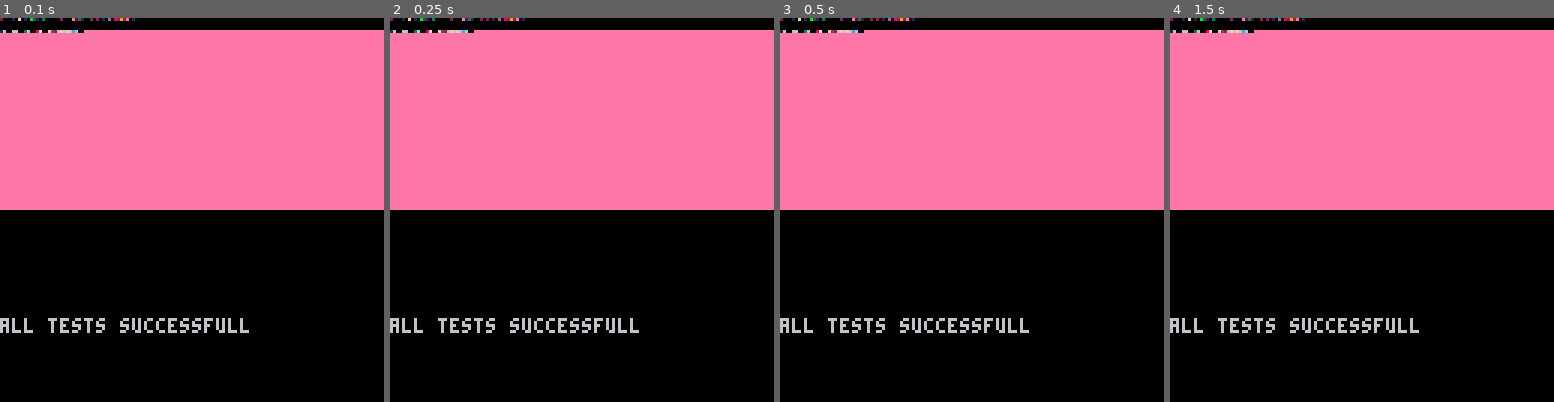
Above: before the commit, frames 1-4 (left to right).
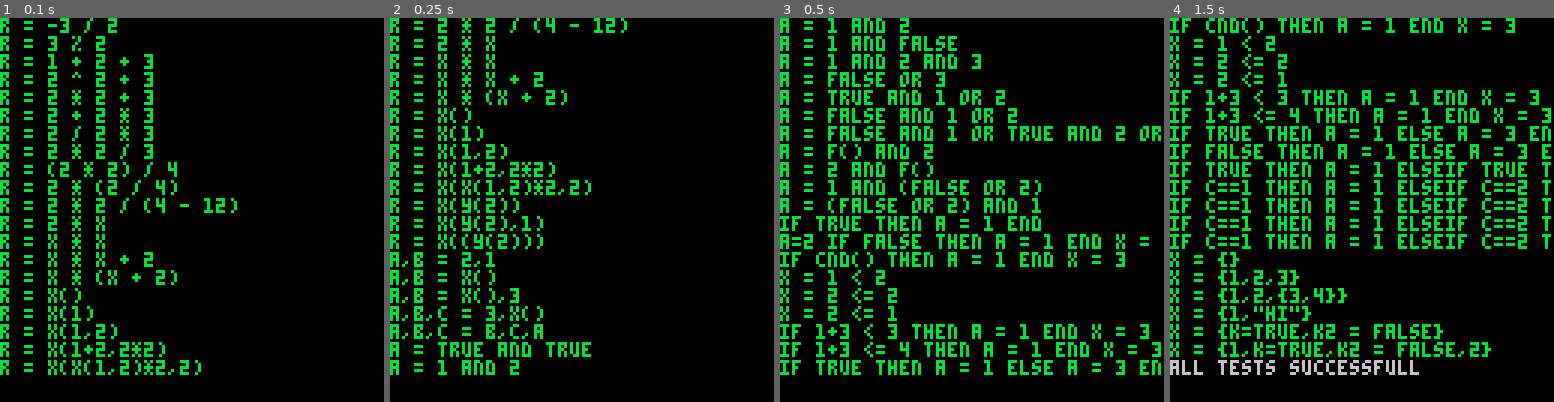
Above: after the commit, the same moments.

Repository: zet23t/pico8snippets
Game: PICO-8 cartridge picode.p8
Same seed, same stepped clock (60 frames per second), same inputs: the game is played once before the commit and once after it.
Inputs:
- Up to frame 1 (0.1 s): no input
- Up to frame 2 (0.25 s): no input
- Up to frame 3 (0.5 s): no input
- Up to frame 4 (1.5 s): no input

The runs differ from the first frame. In frame 1, 52% of the frame differs, in the area x 0-100%, y 0-93%; in frame 2, 52%; in frame 3, 56%; in frame 4, 56%.

Commit message:
Relational operators, if/else/elseif blocks, table declarations
Extending the compiler and interpreter:
- supporting relational operators
- if/elseif/else block support
- basic table declaration syntax support

Diff:
--- a/picode.lua
+++ b/picode.lua
@@ -8,10 +8,34 @@
 -- 	:op(op_debug)
 
 -- print("hello world!")
+function equals(a,b)
+	if a == b then return true end
+	if type(a)~=type(b) then return false end
+	if type(a) ~= "table" then return false end
+	for k,v in pairs(a) do
+		if not equals(v,b[k]) then return false end
+	end
+	for k,v in pairs(b) do
+		if not equals(v,a[k]) then return false end
+	end
+	return true
+end
+
+function serialize(v)
+	if type(v) ~= "table" then return tostr(v) end
+	local s = "{"
+	for i,v in pairs(v) do
+		s = s.."["..serialize(i).."]="..serialize(v)..","
+	end
+	s = s.."}"
+	return s
+end
+
 code_addr = 0
 str_addr = 0x100
 jump = 0x0
-function test(name,code,expected_values,init_values)
+function test(code,expected_values,init_values)
+	printh(code)
 	local checkval = {}
 	for k,v in pairs(expected_values) do
 		_ENV[k] = checkval
@@ -19,10 +43,13 @@
 	if init_values then
 		for k,v in pairs(init_values) do _ENV[k] = v end
 	end
-	name = name or code
+	local name = code
 	local suc, err = picode_compile(code,mem_writer:start(code_addr,str_addr))
 	if not suc and err then
 		printh(err)
+		print("code parsing error:")
+		print(" "..code)
+		color(8)
 		stop(err)
 	end
 
@@ -35,9 +62,9 @@
 	end
 	local err
 	for k,v in pairs(expected_values) do
-		if _ENV[k] ~= v then
-			err = true
-			printh(name..": "..tostr(k).. " is "..(_ENV[k] == checkval and "not set" or tostr(_ENV[k])).." but should be "..tostr(v))
+		if not equals(_ENV[k], v) then
+			printh(name..": "..tostr(k).. " is "..(_ENV[k] == checkval and "not set" or serialize(_ENV[k])).." but should be "..serialize(v))
+
 			err = true
 		end
 		_ENV[k] = nil
@@ -49,66 +76,101 @@
 	end
 	code_addr += jump
 	str_addr += jump
+	color(11)
+	print(code)
+	color(6)
+
 	return test
 end
-
+cls()
 print "running tests"
 test
-("assign number", "r = 55.5", {r = 55.5})
-("assign numbers", "r = 55.5 r2 = 123", {r = 55.5, r2 = 123})
-("assign string", 'a_str = "hi"', {a_str = "hi"})
-("assign bools", 'a_bool = true b_bool = false', {a_bool = true, b_bool = false})
-("assign nil", 'a_str = nil', {a_str = nil})
-("adding numbers", "r = 1 + 2", {r = 3})
-("sub numbers", "r = 1 - 2", {r = -1})
-("multiplying numbers", "r = 2 * 3", {r = 6})
-("div numbers", "r = 3 / 2", {r = 1.5})
-("div numbers 2", "r = -3 / 2", {r = -1.5})
-("mod numbers", "r = 3 % 2", {r = 1})
-("adding 3 numbers", "r = 1 + 2 + 3", {r = 6})
-(nil, "r = 2 ^ 2 + 3", {r = 2 ^ 2 + 3})
-(nil, "r = 2 * 2 + 3", {r = 2 * 2 + 3})
-(nil, "r = 2 + 2 * 3", {r = 2 + 2 * 3})
-(nil, "r = 2 / 2 * 3", {r = 2 / 2 * 3})
-(nil, "r = 2 * 2 / 3", {r = 2 * 2 / 3})
-(nil, "r = (2 * 2) / 4", {r = (2 * 2) / 4})
-(nil, "r = 2 * (2 / 4)", {r = 2 * (2 / 4)})
-(nil, "r = 2 * 2 / (4 - 12)", {r = 2 * 2 / (4 - 12)})
-(nil, "r = 2 * x", {r = 6},{x=3})
-(nil, "r = x * x", {r = 9},{x=3})
-(nil, "r = x * x + 2", {r = 11},{x=3})
-(nil, "r = x * (x + 2)", {r = 15},{x=3})
-(nil, "r = x()", {r = 5},{x=function() return 5 end})
-(nil, "r = x(1)", {r = 2},{x=function(a) return a*2 end})
-(nil, "r = x(1,2)", {r = 3},{x=function(a,b) return a+b end})
-(nil, "r = x(1+2,2*2)", {r = 7},{x=function(a,b) return a+b end})
-(nil, "r = x(x(1,2)*2,2)", {r = 8},{x=function(a,b) return a+b end})
-(nil, "r = x(y(2))", {r = 4},{y=function(a) return a,a end, x=function(a,b) return a+b end})
-(nil, "r = x(y(2),1)", {r = 3},{y=function(a) return a,a end, x=function(a,b) return a+b end})
-(nil, "r = x((y(2)))", {r = 2},{y=function(a) return a,a end, x=function(a,b) return a+(b or 0) end})
-(nil, "a,b = 2,1", {a = 2,b=1})
-(nil, "a,b = x()", {a = 2,b=1},{x=function() return 2,1 end})
-(nil, "a,b = x(),3", {a = 2,b=3},{x=function() return 2,1 end})
-(nil, "a,b,c = 3,x()", {a = 3,b=2,c=1},{x=function() return 2,1 end})
-(nil, "a,b,c = b,c,a", {a = 2,b=3,c=1},{a = 1, b = 2, c = 3})
-(nil, "a = true and true", {a = true})
-(nil, "a = 1 and 2", {a = 1 and 2})
-(nil, "a = 1 and false", {a = 1 and false})
-(nil, "a = 1 and 2 and 3", {a = 3})
-(nil, "a = false or 3", {a = 3})
-(nil, "a = true and 1 or 2", {a = 1})
-(nil, "a = false and 1 or 2", {a = 2})
-(nil, "a = false and 1 or true and 2 or 3", {a = 2})
-(nil, "a = f() and 2", {a = 2}, {f=function() return 1 end})
-(nil, "a = 2 and f()", {a = 1}, {f=function() return 1 end})
+("r = 55.5", {r = 55.5})
+("r = 55.5 r2 = 123", {r = 55.5, r2 = 123})
+('a_str = "hi"', {a_str = "hi"})
+('a_bool = true b_bool = false', {a_bool = true, b_bool = false})
+('a_str = nil', {a_str = nil})
+("r = 1 + 2", {r = 3})
+("r = 1 - 2", {r = -1})
+("r = 2 * 3", {r = 6})
+("r = 3 / 2", {r = 1.5})
+("r = -3 / 2", {r = -1.5})
+("r = 3 % 2", {r = 1})
+("r = 1 + 2 + 3", {r = 6})
+("r = 2 ^ 2 + 3", {r = 2 ^ 2 + 3})
+("r = 2 * 2 + 3", {r = 2 * 2 + 3})
+("r = 2 + 2 * 3", {r = 2 + 2 * 3})
+("r = 2 / 2 * 3", {r = 2 / 2 * 3})
+("r = 2 * 2 / 3", {r = 2 * 2 / 3})
+("r = (2 * 2) / 4", {r = (2 * 2) / 4})
+("r = 2 * (2 / 4)", {r = 2 * (2 / 4)})
+("r = 2 * 2 / (4 - 12)", {r = 2 * 2 / (4 - 12)})
+("r = 2 * x", {r = 6},{x=3})
+("r = x * x", {r = 9},{x=3})
+("r = x * x + 2", {r = 11},{x=3})
+("r = x * (x + 2)", {r = 15},{x=3})
+("r = x()", {r = 5},{x=function() return 5 end})
+("r = x(1)", {r = 2},{x=function(a) return a*2 end})
+("r = x(1,2)", {r = 3},{x=function(a,b) return a+b end})
+("r = x(1+2,2*2)", {r = 7},{x=function(a,b) return a+b end})
+("r = x(x(1,2)*2,2)", {r = 8},{x=function(a,b) return a+b end})
+("r = x(y(2))", {r = 4},{y=function(a) return a,a end, x=function(a,b) return a+b end})
+("r = x(y(2),1)", {r = 3},{y=function(a) return a,a end, x=function(a,b) return a+b end})
+("r = x((y(2)))", {r = 2},{y=function(a) return a,a end, x=function(a,b) return a+(b or 0) end})
+("a,b = 2,1", {a = 2,b=1})
+("a,b = x()", {a = 2,b=1},{x=function() return 2,1 end})
+("a,b = x(),3", {a = 2,b=3},{x=function() return 2,1 end})
+("a,b,c = 3,x()", {a = 3,b=2,c=1},{x=function() return 2,1 end})
+("a,b,c = b,c,a", {a = 2,b=3,c=1},{a = 1, b = 2, c = 3})
+("a = true and true", {a = true})
+("a = 1 and 2", {a = 1 and 2})
+("a = 1 and false", {a = 1 and false})
+("a = 1 and 2 and 3", {a = 3})
+("a = false or 3", {a = 3})
+("a = true and 1 or 2", {a = 1})
+("a = false and 1 or 2", {a = 2})
+("a = false and 1 or true and 2 or 3", {a = 2})
+("a = f() and 2", {a = 2}, {f=function() return 1 end})
+("a = 2 and f()", {a = 1}, {f=function() return 1 end})
+("a = 1 and (false or 2)", {a = 2})
+("a = (false or 2) and 1", {a = 1})
+("if true then a = 1 end", {a = 1})
+("a=2 if false then a = 1 end x = 3", {a = 2,x = 3})
+("if cnd() then a = 1 end x = 3",{a=1,x=3}, {cnd=function()return 1 end})
+("x = 1 < 2",{x=true})
+("x = 2 <= 2",{x=true})
+("x = 2 <= 1",{x=false})
+("if 1+3 < 3 then a = 1 end x = 3",{x=3,a=0},{a=0})
+("if 1+3 <= 4 then a = 1 end x = 3",{x=3,a=1})
+("if true then a = 1 else a = 3 end",{a=1})
+("if false then a = 1 else a = 3 end",{a=3})
+("if true then a = 1 elseif true then a = 3 end",{a=1})
+for i=1,4 do
+	test("if c==1 then a = 1 elseif c==2 then a = 2 elseif c==3 then a = 3 else a = 4 end",
+		{a=i},{c=i})
+end
+test("x = {}",{x={}})
+("x = {1,2,3}",{x={1,2,3}})
+("x = {1,2,{3,4}}",{x={1,2,{3,4}}})
+('x = {1,"hi"}',{x={1,"hi"}})
+('x = {k=true,k2 = false}',{x={k=true,k2 = false}})
+('x = {1,k=true,k2 = false,2}',{x={1,k=true,k2 = false,2}})
+
+--[[
+missing features
+- table access
+- function declaration
+- function calling as statement
+- for loop
+- for .. in loop
+- while loop
+]]
 
 
-
-
-cls()
-sspr(0,0,128,128,0,0)
-print("all tests successfull",0,100)
-flip()
+-- cls()
+-- sspr(0,0,128,128,0,0)
+print("all tests successfull")
+-- flip()
 
 -- print(r2)
 --for k,v in pairs(_ENV) do printh(tostr(k).." : "..tostr(v)) end
--- a/scripts/picode-compiler.lua
+++ b/scripts/picode-compiler.lua
@@ -71,9 +71,9 @@
 function mem_writer:op_var(n)
 	return self:op(op_var):num1(n)
 end
-function mem_writer:num2symbol(s)
+function mem_writer:num2symbol(s,rel)
 	if s then
-		poke2(s, self.pos)
+		poke2(s, self.pos + (rel or 0))
 		return self
 	end
 
@@ -93,6 +93,12 @@
 	["/"] = op_div,
 	["%"] = op_mod,
 	["^"] = op_pow,
+	["<"] = op_lt,
+	[">"] = op_gt,
+	[">="] = op_gte,
+	["<="] = op_lte,
+	["=="] = op_eq,
+	["~="] = op_neq,
 }
 local op_prio = {
 	["+"] = 1,
@@ -101,12 +107,18 @@
 	["/"] = 2,
 	["%"] = 2,
 	["^"] = 2,
+	[">"] = 0,
+	["<"] = 0,
+	["<="] = 0,
+	[">="] = 0,
+	["=="] = -1,
+	["~="] = -1,
 }
-for c in all(split ".,:,(,),\",\\,[,],{,},+,-,*,/,%,=,~=") do
+for c in all(split ".,:,(,),\",\\,[,],{,},+,-,*,/,%,=,==,~=,<,>,<=,>=") do
 	tokens[c] = c
 end
 for keywoord in all(split "and,or,not,true,false,if,then,else,elseif,end,do,while,for,in") do
-	tokens[keywoord] = keywoord
+	--tokens[keywoord] = keywoord
 	keywords[keywoord] = keywoord
 end
 
@@ -114,37 +126,6 @@
 	local function character(str, n) return chr(ord(str,n)) end
 	local pos = 1
 	local current_token
-	local function next_token()
-		current_token = nil
-		while pos <= #code and ord(code, pos) <= 32 do pos+=1 end
-		if pos > #code then return end
-		local start = pos
-		local c = chr(ord(code,pos))
-
-		repeat
-			--local c = chr(ord(code,pos))
-			pos += 1
-			--color(5) print(sub(code,start,pos)) color(7)
-		until pos > #code or ord(code, pos) <= 32
-			or tokens[character(code,pos)]
-			or tokens[sub(code,start,pos-1)]
-		current_token = sub(code,start,pos - 1)
-		-- print("t: "..current_token.." @ "..pos)
-		return current_token
-	end
-	local function peek_token(n)
-		local p,t = pos
-		for i=1,n or 1 do
-			t = next_token()
-		end
-		pos = p
-		return t
-	end
-	local err_msg
-	local function error(err)
-		err_msg = err
-		yield()
-	end
 	local function is_alpha(alpha,numeric, str,n)
 		if not str then return false end
 		local c = character(str,n)
@@ -153,6 +134,41 @@
 			(alpha and c == '_') or
 			(numeric and c >= '0' and c <= '9')
 	end
+	local function skip_whitespaces()
+		while pos <= #code and ord(code, pos) <= 32 do pos+=1 end
+	end
+	local function next_token()
+		current_token = nil
+		skip_whitespaces()
+		if pos > #code then return end
+		local start = pos
+		local c = character(code,pos)
+
+		repeat
+			--local c = chr(ord(code,pos))
+			pos += 1
+			-- color(5) print(sub(code,start,pos)) color(7)
+		until pos > #code or ord(code, pos) <= 32
+			or (tokens[character(code,pos)] and not tokens[sub(code,start,pos)])
+			or (tokens[sub(code,start,pos-1)] and not tokens[sub(code,start,pos)])
+		current_token = sub(code,start,pos - 1)
+
+		-- print("t: "..current_token.." @ "..pos)
+		return current_token
+	end
+	local function peek_token(n)
+		local p,t = pos
+		for i=1,n or 1 do
+			t = next_token()
+		end
+		pos = p
+		return t
+	end
+	local err_msg
+	local function error(err)
+		err_msg = err
+		yield()
+	end
 	local function is_valid_number(str)
 		for i=1,#str do
 			if not is_alpha(false,true,str,i) then
@@ -172,9 +188,43 @@
 		end
 		return true
 	end
-	local function parse_expression(bcnt, prio, call)
+	local parse_expression
+	function parse_expression(bcnt, prio, call,is_args,is_table)
+		skip_whitespaces()
 		local pstart = pos
 		local t = next_token()
+		if t == "{" then
+			mem_writer:op(op_push_table)
+			local n = 1
+			while peek_token() ~= "}" do
+				--print("T! "..current_token)
+				local key,assign = peek_token(), peek_token(2)
+				if assign == "=" then
+					if not is_valid_name(key) then
+						error("invalid table key: "..key)
+					end
+					mem_writer:op(op_next_table_value):num2(0)
+					mem_writer:op_push_str(next_token())
+					next_token()
+				else
+					mem_writer:op(op_next_table_value):num2(n)
+					n = n + 1
+				end
+
+				parse_expression(bcnt, prio, call, false, true)
+				mem_writer:op(op_table_assign)
+
+				if peek_token() == "," then
+					next_token()
+				end
+			end
+			next_token()
+			--printh(">>> "..trace())
+			return
+		end
+		if t == "}" and is_table then
+			return
+		end
 		if t == ")" and bcnt == 0 then
 			pos = pstart
 			return
@@ -186,7 +236,7 @@
 			t = next_token()
 		end
 		if t == "(" then
-			return parse_expression(bcnt + 1, 0, call)
+			return parse_expression(bcnt + 1, 0, call, false)
 		end
 
 		if t == "true" then
@@ -201,7 +251,8 @@
 					next_token()
 				end
 			end
-			local str = sub(code,pstart+2,pos-2)
+			local str = sub(code,pstart+1,pos-2)
+			-- printh("-> "..str.." - "..t.." - "..trace())
 			mem_writer:op_push_str(str)
 		elseif is_valid_number(t) then
 			if peek_token() == "." and is_valid_number(peek_token(2)) then
@@ -225,7 +276,7 @@
 				mem_writer:op(op_call_start)
 				::next_arg::
 				next_token()
-				parse_expression(0)
+				parse_expression(0,0,nil,true)
 				if peek_token() == "," then
 					goto next_arg
 				end
@@ -238,6 +289,7 @@
 		end
 
 		local next = peek_token()
+		-- printh("::"..tostr(next).."::")
 		while next == ")" and bcnt > 0 do
 			bcnt -= 1
 			if call then
@@ -248,6 +300,13 @@
 			next = peek_token()
 		end
 		if next == ',' and bcnt == 0 then
+			if is_table then
+				return
+			end
+			if not is_args then
+				printh(trace())
+				error("unexpected ,")
+			end
 			if call then call() end
 			return
 		elseif op_mapping[next] then
@@ -259,7 +318,7 @@
 			parse_expression(bcnt, op_prio[next],
 				function()
 					mem_writer:op(op_mapping[next])
-				end)
+				end,is_args)
 		elseif next == "and" or next == "or" then
 			next_token()
 			if call then
@@ -277,11 +336,46 @@
 			call()
 		end
 	end
-	local function parse_statement()
+	local function expected(expected, found)
+		if expected ~= found then
+			error("expected "..expected..", found "..found)
+		end
+	end
+	local function parse_statement(parse_until)
 		local start = pos
 		local t = next_token()
 		if not t then return true end
-		if tokens[t] then
+		if parse_until[t] then
+			return
+		end
+		if t == "if" then
+			local finals = {}
+			::check_expression::
+			local symbol = mem_writer:op(op_jmp_cnd):num2symbol()
+			parse_expression(0, 0, nil, false)
+			mem_writer:op(op_cnd_check)
+			expected("then", next_token())
+			::rep::
+			if parse_statement{["end"]=true,["else"]=true,["elseif"] = true} then
+				error "expected end, found eof"
+			end
+			if current_token == "else" or current_token == "elseif" then
+				add(finals, mem_writer:op(op_jmp):num2symbol())
+				mem_writer:num2symbol(symbol)
+				-- printh("==> "..current_token.." - "..tostr(symbol).." "..mem_writer.pos.."\n"..trace())
+				symbol = nil
+				if current_token == "elseif" then
+					goto check_expression
+				else
+					goto rep
+				end
+			elseif symbol then
+				mem_writer:num2symbol(symbol)
+			end
+			for s in all(finals) do mem_writer:num2symbol(s) end
+
+		elseif tokens[t] then
+			-- printh(tostr(parse_until).." -- "..trace())
 			error("unexpected token: "..t)
 		else
 			if not is_valid_name(t) then
@@ -311,7 +405,7 @@
 				while 1 do
 					mem_writer:op_val(arg)
 					arg += 1
-					parse_expression(0)
+					parse_expression(0,0,nil,true)
 					if peek_token() == "," then
 						next_token()
 					else
@@ -324,11 +418,12 @@
 				error("unexpected op: "..op)
 			end
 		end
-		return parse_statement()
+		return parse_statement(parse_until)
 	end
 	local parser = cocreate(parse_statement)
-	local suc, err = coresume(parser)
+	local suc, err = coresume(parser,{})
 	if err and not suc then
+		printh(trace(parser,err))
 		stop(trace(parser,err))
 	elseif err_msg then
 		printh(trace(parser,err_msg))
--- a/scripts/picode-interpreter.lua
+++ b/scripts/picode-interpreter.lua
@@ -14,6 +14,9 @@
 op_set_globals = 14
 op_var = 15
 
+op_next_table_value = 16
+op_table_assign = 17
+
 op_add = 20
 op_sub = 21
 op_mul = 22
@@ -30,12 +33,28 @@
 op_call_r1 = 42
 op_val = 43
 
+op_jmp_cnd = 50
+op_jmp = 51
+op_cnd_check = 52
+
+op_lt = 60
+op_gt = 61
+op_gte = 62
+op_lte = 63
+op_eq = 64
+op_neq = 65
+
 op_debug = 255
 
 index_global = -9999
 
 ops = {}
-for i,op in ipairs(split [[op_exit,op_push_table,op_push_str,op_push_num,op_push_true,op_push_false,op_push_nil,op_push_value,op_get_table,op_set_table,op_get_global,op_set_globals,op_add,op_sub,op_mul,op_div,op_pow,op_mod,op_and,op_or,op_not,op_call_start,op_call,op_call_r1,op_val,op_debug,op_var]])
+for i,op in ipairs(split (
+	"op_exit,op_push_table,op_push_str,op_push_num,op_push_true,op_push_false,"..
+	"op_push_nil,op_push_value,op_get_table,op_set_table,op_get_global,"..
+	"op_set_globals,op_add,op_sub,op_mul,op_div,op_pow,op_mod,op_and,op_or,"..
+	"op_not,op_call_start,op_call,op_call_r1,op_val,op_debug,op_var,op_jmp_cnd,"..
+	"op_jmp,op_cnd_check,op_next_table_value,op_table_assign"))
 do
 	ops[op] = _ENV[op]
 	ops[_ENV[op]] = op
@@ -52,7 +71,9 @@
 	[op_var] = 1,
 	[op_set_globals] = 1,
 	[op_and] = 2,
-	[op_or] = 2,
+	[op_jmp_cnd] = 2,
+	[op_jmp] = 2,
+	[op_next_table_value] = 2,
 }
 
 function peek_str(addr)
@@ -98,6 +119,8 @@
 		vars = {},
 		stack = {},
 		assignmentvars = {},
+		table_assign = {},
+		cnd_check = {},
 		code = addr,
 		pos = addr
 	}
@@ -163,12 +186,43 @@
 		[op_push_num] = push_fcall(function()
 					-- printh(" "..#vm.stack.." = "..peek4(addr+1))
 			return peek4(addr+1)end,5),
+		[op_next_table_value] = function()
+			add(vm.table_assign,{peek2(addr+1), #vm.stack, stack_get(-1)})
+			addr += 3
+		end,
+		[op_table_assign] = function()
+			local index, stack_pos, tab = unpack(deli(vm.table_assign, #vm.table_assign))
+
+			if index == 0 then
+				local k,v = stack_pop(#vm.stack - stack_pos)
+				tab[k] = v
+			else
+				tab[index] = stack_pop(#vm.stack - stack_pos)
+			end
+			addr += 1
+		end,
 		[op_call_start] = function()
 			stack_push(call_starter)
 			addr +=1
 		end,
 		[op_call_r1] = op_call_handle(true),
 		[op_call] = op_call_handle(),
+		[op_jmp] = function()
+			addr = peek2(addr+1)
+		end,
+		[op_jmp_cnd] = function()
+			local jmp = peek2(addr+1)
+			add(vm.cnd_check, {#vm.stack, jmp})
+			addr += 3
+		end,
+		[op_cnd_check] = function()
+			local stack_pos,jmp = unpack(deli(vm.cnd_check, #vm.cnd_check))
+			if not stack_pop(#vm.stack - stack_pos) then
+				addr = jmp
+			else
+				addr += 1
+			end
+		end,
 		[op_get_global] = function()
 			-- local v = stack_get(-1)
 			-- printh("_ENV["..tostr(v).."] = "..
@@ -214,6 +268,7 @@
 					_ENV[info.target] = last <= #vm.stack and stack_get(last)
 				end
 			end
+			vm.assignmentvars = {}
 			-- printh(i..": "..tostr(info.target).." "..info.from)
 		end,
 		[op_and] = function()
@@ -232,6 +287,36 @@
 				addr += 3
 			end
 		end,
+		[op_lt] = function()
+			local k, v = stack_pop(2)
+			stack_push(k < v)
+			addr += 1
+		end,
+		[op_gt] = function()
+			local k, v = stack_pop(2)
+			stack_push(k > v)
+			addr += 1
+		end,
+		[op_lte] = function()
+			local k, v = stack_pop(2)
+			stack_push(k <= v)
+			addr += 1
+		end,
+		[op_gte] = function()
+			local k, v = stack_pop(2)
+			stack_push(k >= v)
+			addr += 1
+		end,
+		[op_eq] = function()
+			local k, v = stack_pop(2)
+			stack_push(k == v)
+			addr += 1
+		end,
+		[op_neq] = function()
+			local k, v = stack_pop(2)
+			stack_push(k ~= v)
+			addr += 1
+		end,
 		[op_add] = function()
 			local k, v = stack_pop(2)
 			stack_push(k+v)
